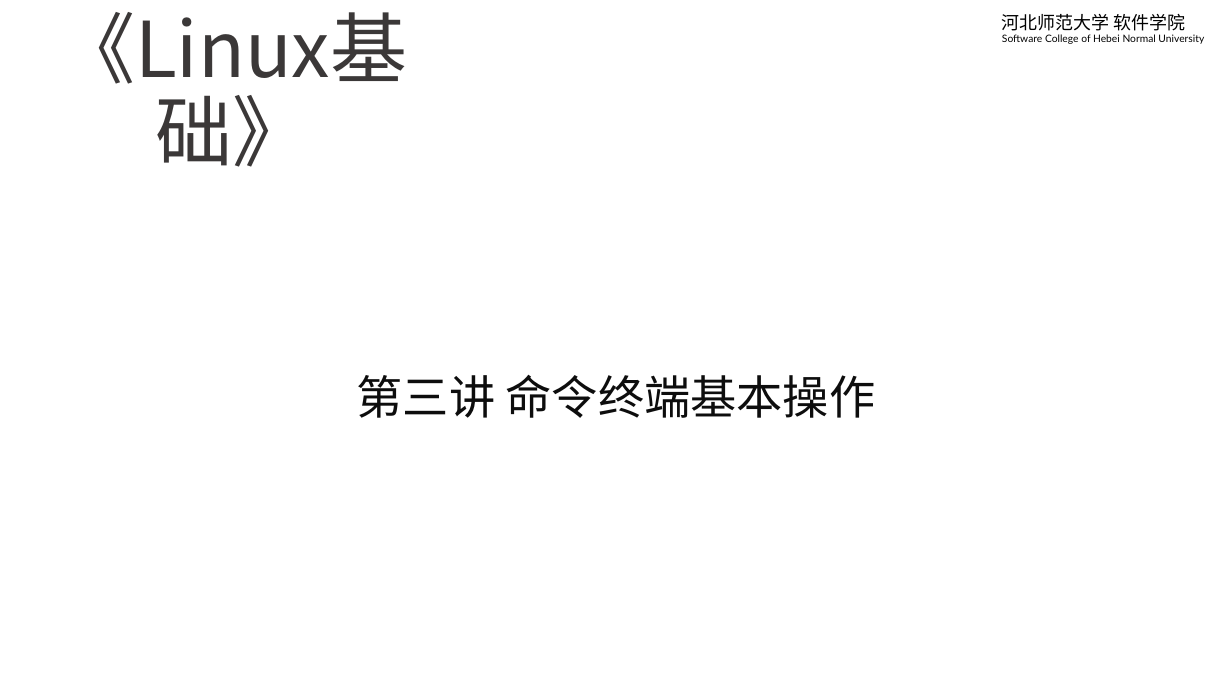
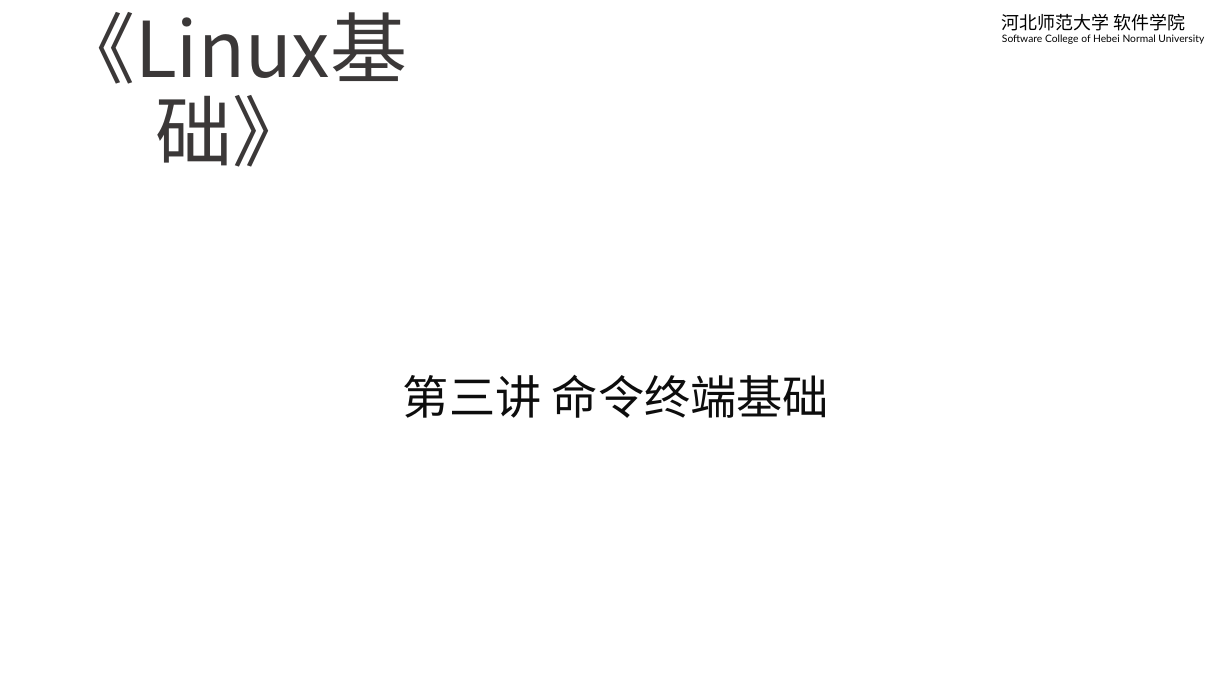
Before and after one commit to edu2act/course-linux-system, a slide deck: slide 1 of materials/slides/ch03-terminal-and-basic.pptx. Drawn at 1232x693 pixels with LibreOffice and Linux fonts; fonts in the diff are those of the drawing; background and template pictures are left out. Boxes give left, top, right and bottom in pixels: in the first picture for what was removed or moved away, otherwise in the second. Text is boxed around its words. In the diff, an @@ line names an element or a change of style, - is before the commit and + after.

```diff
--- a/materials/slides/ch03-terminal-and-basic.pptx
+++ b/materials/slides/ch03-terminal-and-basic.pptx
@@ subtitle at (x1=403, y1=375, x2=829, y2=418): text changed @@
-第三讲 命令终端基本操作
+第三讲 命令终端基础
```
Also in this commit, not shown: 9 other slides changed, 2 slides added, 5 other files.
